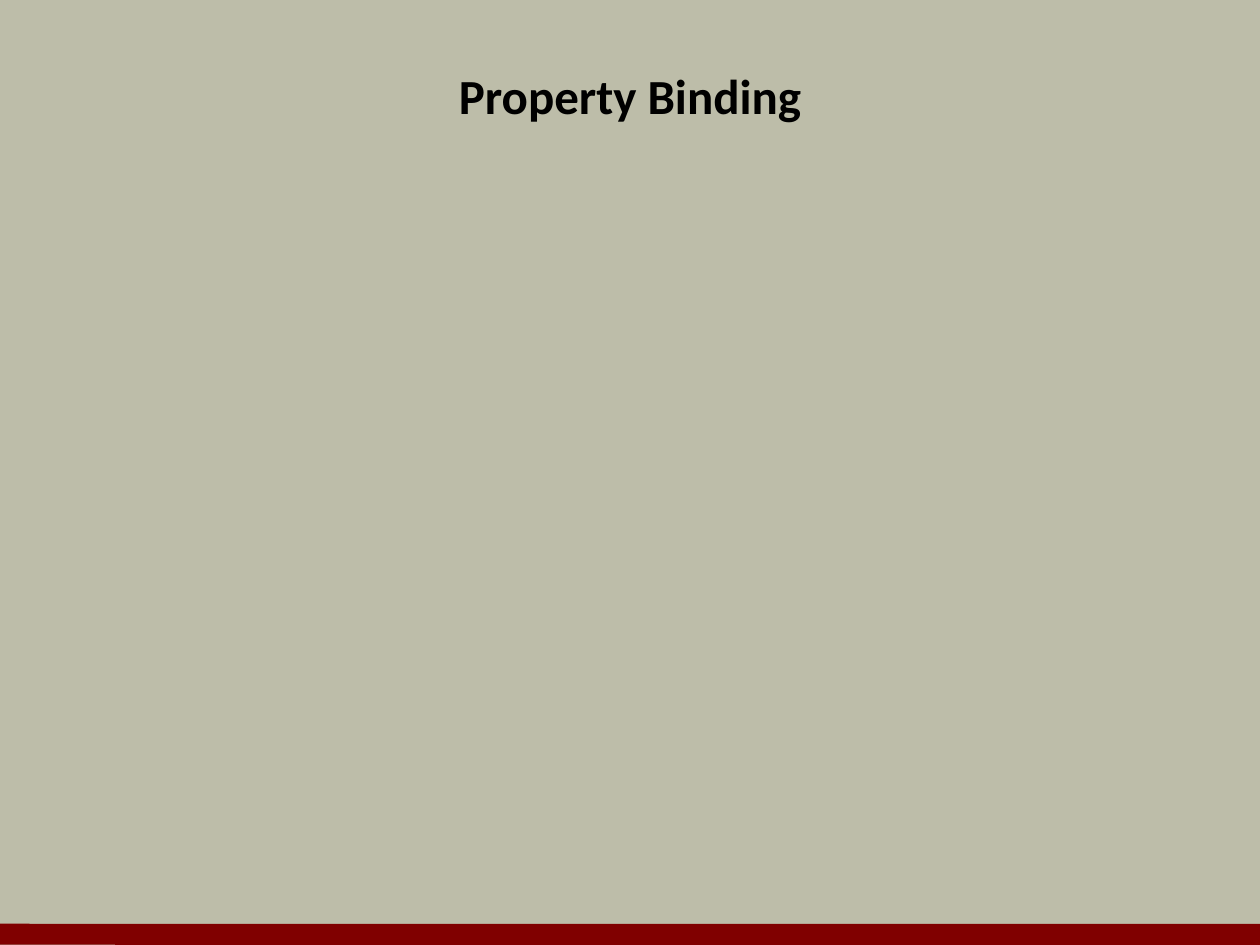
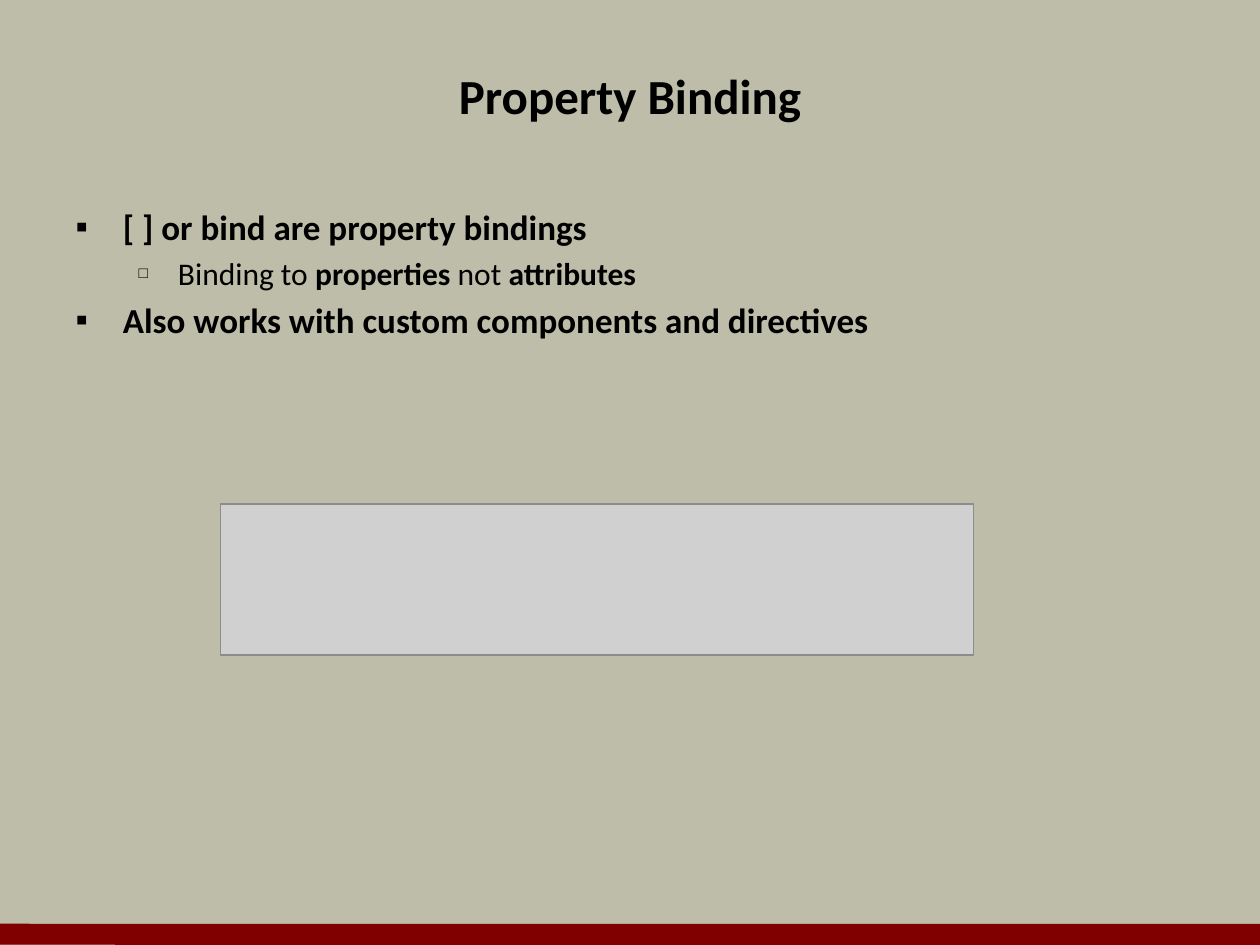
Before and after one commit to OdeToCode/classes, a slide deck: slide 6 of angular2/slides/05_templates.pptx (slide 7 before the commit). Drawn at 1260x945 pixels with LibreOffice and Linux fonts; fonts in the diff are those of the drawing; grey boxes stand for pictures; background and template pictures are left out. Boxes give left, top, right and bottom in pixels: in the first picture for what was removed or moved away, otherwise in the second. Text is boxed around its words. In the diff, an @@ line names an element or a change of style, - is before the commit and + after.

```diff
--- a/angular2/slides/05_templates.pptx
+++ b/angular2/slides/05_templates.pptx
@@ text added at box(123, 215, 868, 339), 20 pt, text #000000, bold @@
+▪ [ ] or bind are property bindings
+  □ Binding to properties not attributes
+▪ Also works with custom components and directives
@@ picture added at box(220, 504, 974, 655) @@
```
Also in this commit, not shown: 6 other slides changed, 4 slides added, 5 slides removed.
